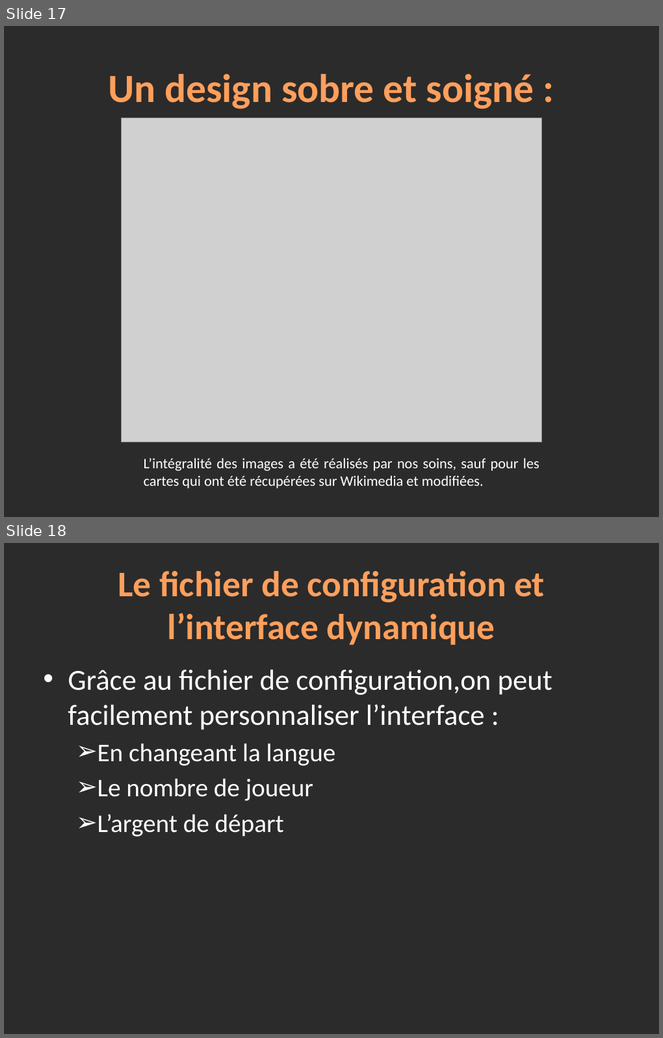
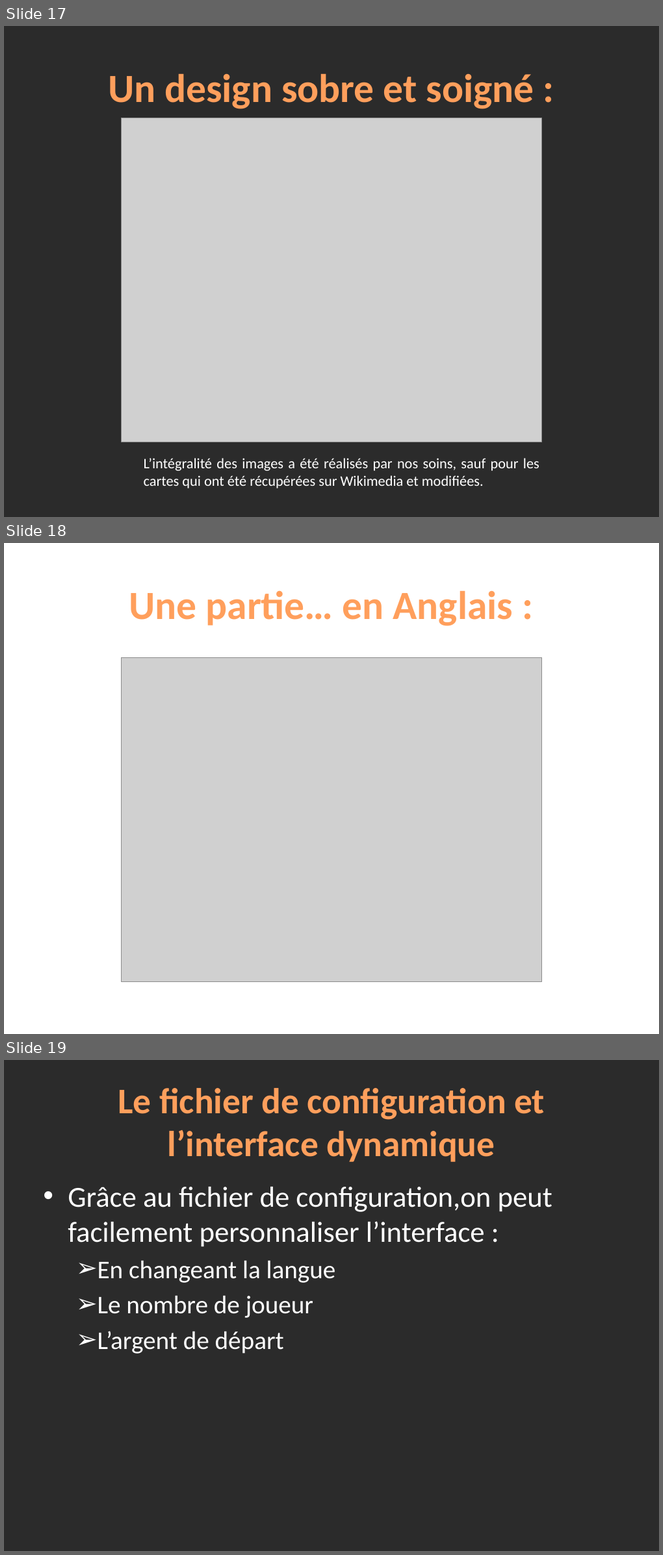
Before and after one commit to winbill/lifesevenpoker, a slide deck: Annexes/Presentation.pptx. Shown one above the other, each under a label of ours: slides 17 and 18 before the commit, slides 17, 18 and 19 after it. The pictures are 663x1038 and 663x1555 pixels, drawn with LibreOffice and Linux fonts; fonts in the diff are those of the drawing; grey boxes stand for pictures; background and template pictures are left out; a plain dark background stands for a picture behind light text. Boxes give left, top, right and bottom in pixels: in the first picture for what was removed or moved away, otherwise in the second. Text is boxed around its words. In the diff, an @@ line names an element or a change of style, - is before the commit and + after.

```diff
--- a/Annexes/Presentation.pptx
+++ b/Annexes/Presentation.pptx
@@ slide 18 added at (4,543,659,1034), background picture (left out) @@
@@ title added at (129,590,514,626), 44 pt, text gradient #FFA367 to #FF9F5D to #F38E3A, bold @@
+Une partie… en Anglais :
@@ picture added at (121,657,542,982) @@
@@ what was slide 18 is now slide 19 @@
```
Also in this commit, not shown: 1 slide changed, 1 other file.
